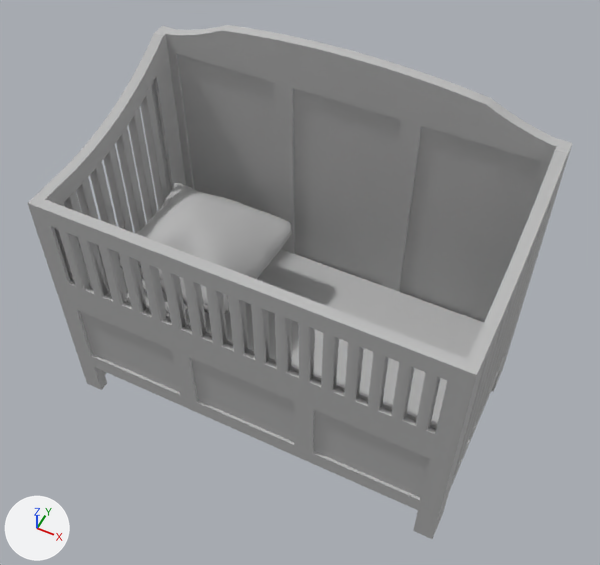
A saved change to the OBJ model Extern/Graphics/Mesh/baby_crib.obj.
Before and after are seen from a 50 mm lens placed at (89.3, -155.7, 274.3), pointed at (4.4, 14.2, 62.0). The axes (+X, +Y, +Z) are drawn at lower left. The lights are the same throughout. The older version comes first. Where no turn or scale is listed for an object, it has been applied to the vertices. Vertices at exactly the same position are counted once.

The scene before the commit, as lines of its bpy script (objects in view):
```python
me_baby_crib = bpy.data.meshes.new('baby_crib')
me_baby_crib.from_pydata(...)  # 4610 vertices, 8743 faces; spans x -70.7..74.2, y -23.6..56.7, z 2.4..127.4
me_baby_crib.materials.append(mat_lambert6sg)  # grey #bcbcbc
ob_baby_crib = bpy.data.objects.new('baby_crib', me_baby_crib)
ob_baby_crib.location = (0.0, 0.0, 0.0)
```
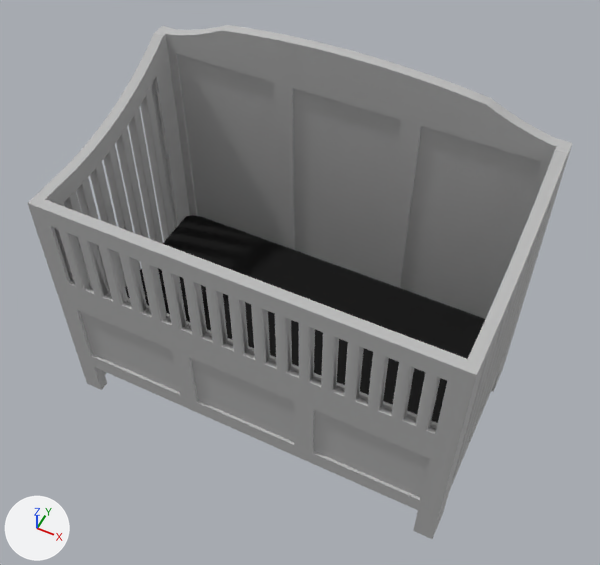
Patch to the scene script:
```diff
--- a/Extern/Graphics/Mesh/baby_crib.obj.py
+++ b/Extern/Graphics/Mesh/baby_crib.obj.py
@@ mat_bed_singlesg1 @@
+mat_bed_singlesg1 = principled_material('bed_singleSG1')
+mat_bed_singlesg1.base_color = (0.0, 0.0, 0.0)  # black #000000
+mat_bed_singlesg1.roughness = 1.0
@@ me_baby_crib @@
 # used by ob_baby_crib; location = (0.0, 0.0, 0.0)
-me_baby_crib.from_pydata(...)  # 4610 vertices, 8743 faces; spans x -70.7..74.2, y -23.6..56.7, z 2.4..127.4
+me_baby_crib.from_pydata(...)  # 4190 vertices, 7717 faces; spans x -70.7..74.2, y -23.6..56.7, z 2.4..127.4
+# me_baby_crib part 1: a new loose piece of 168 vertices spanning x -66.2..69.7, y -18.5..51.7, z 27.4..34.7, in mat_bed_singlesg1 (black #000000)
+# me_baby_crib part 2: the loose piece of 588 vertices spanning x -62.1..-10.6, y -8.1..40.8, z 50.8..73.4 is deleted
+# other edits to the shape of me_baby_crib do not show in these pictures
 me_baby_crib.materials.append(mat_lambert6sg)
+me_baby_crib.materials.append(mat_bed_singlesg1)  # black #000000
```

Where the change shows, as pixel boxes [x1, y1, x2, y2] in the pictures (600 x 565 px):
part 1 of me_baby_crib, added (black): after [125, 215, 485, 423]
part 2 of me_baby_crib, deleted: before [119, 183, 292, 314]
